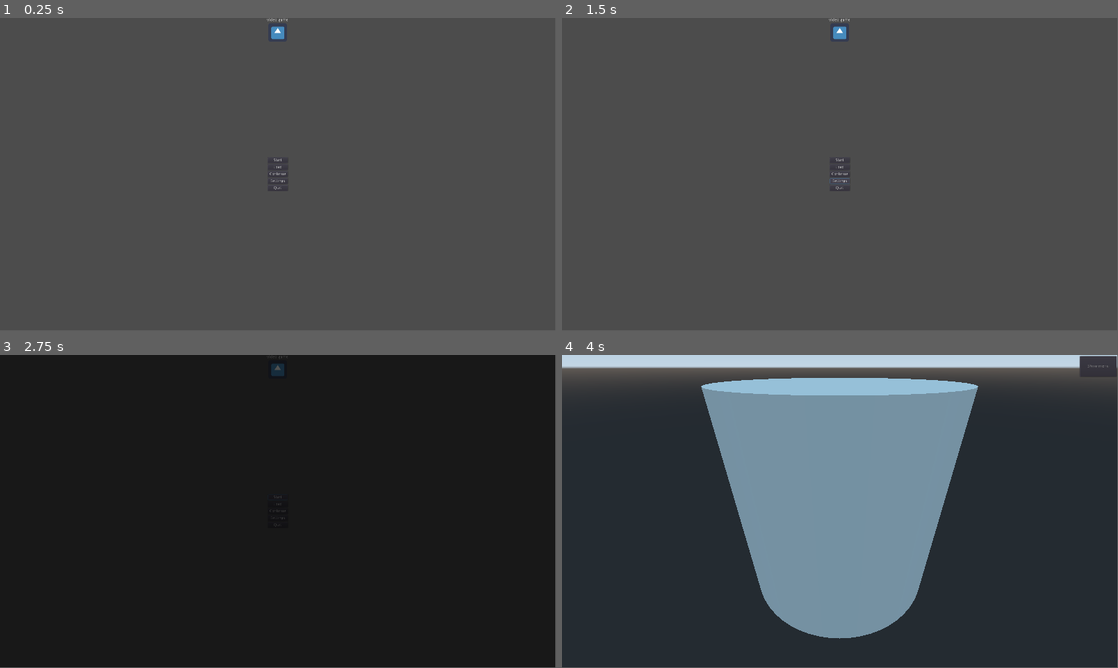
Above: before the commit, frames 1-4 (two rows, left to right).
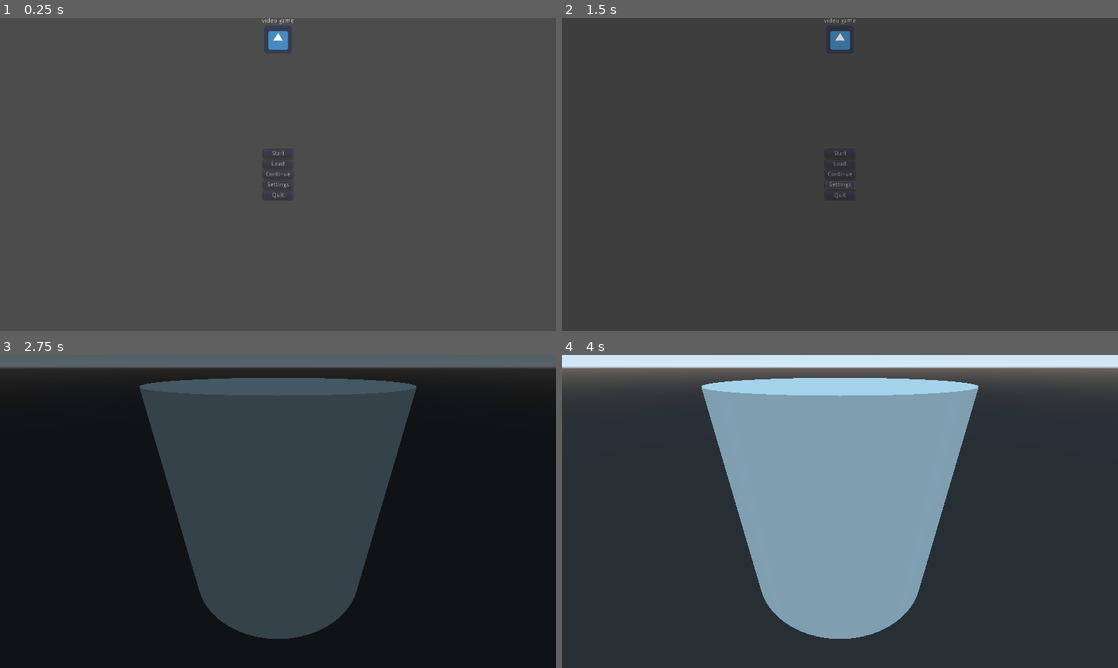
Above: after the commit, the same moments.

Repository: batomow/GameOff2022
Game: Godot game, scene res://GUI/MainMenu/MainMenu.tscn
Same seed, same stepped clock (60 frames per second), same inputs: the game is played once before the commit and once after it. The engine's default icon, where the game draws it, is replaced by a stand-in: a white triangle on a blue panel in a dark square.
Inputs (mouse positions are in pixels of both pictures, inside the frame that each line leads up to):
- Up to frame 1 (0.25 s): no input
- Up to frame 2 (1.5 s): click "Load" at 0.5 s; click "Settings" at 1.25 s
- Up to frame 3 (2.75 s): click "Start" at 2 s
- Up to frame 4 (4 s): click (840, 495) at 2.75 s, where only the run before the commit has a clickable "Start"; tap Enter (ui_accept) at 3.5, 3.77 s; move the mouse to (962, 495) at 3.52 s; hold Right (ui_right) from 3.53 s (still down); hold Shift from 3.53 s (still down); click (962, 495) at 3.67 s
In our replay, the window is 799x449 before the commit and 800x450 after it. These sizes can differ from the game's own. Grey fills any space a smaller window leaves; there, only what the larger window draws over its background counts as a difference.

The runs differ from the first frame. In frame 1, 0.4% of the frame differs, in the area x 47-53%, y 0-59%; in frame 2, 1.0%; in frame 3, 34%, in the area x 0-100%, y 0-91%; in frame 4, 0.6%.

Commit message:
settings scene transitions flow
Settings -> main menu
Main Menu -> Settings
In Game Menu -> Settings

Diff:
--- a/GUI/ButtonsContainer.gd
+++ b/GUI/ButtonsContainer.gd
@@ -1,4 +1,4 @@
-extends VBoxContainer
+extends Node
 
 signal option_pressed(option)
 
--- a/GUI/GameMenu/InGameMenuWrapper.gd
+++ b/GUI/GameMenu/InGameMenuWrapper.gd
@@ -27,7 +27,7 @@
 func open_setting() -> void:
 	audio_stream_player.play()
 	yield(audio_stream_player, "finished")
-	print("open settings")
+	ScenesManager.transition_scene("Settings", {})
 
 func save_game() -> void:
 	audio_stream_player.play()
--- a/GUI/MainMenu/MainMenu.gd
+++ b/GUI/MainMenu/MainMenu.gd
@@ -31,8 +31,7 @@
 	print("OPENING LAST SAVE")
 
 func open_settings() -> void:
-	#SceneManager.transition_scene(PackedScene Settings, state)
-	print("OPENING SETTINGS")
+	ScenesManager.transition_scene("Settings", {})
 
 func quit_game() -> void:
 	get_tree().quit()
--- a/GUI/Settings/BubbleScripts/ControlsSettings.gd
+++ b/GUI/Settings/ControlsSettings.gd
@@ -21,4 +21,3 @@
 func changed_key():
 	var keymap: Dictionary = SettingsConfig.get_keymap()
 	emit_signal("value_changed", keymap)
-	print("KEY CHANGED")
--- a/GUI/Settings/CustomGUINodes/ControlAligner.gd
+++ b/GUI/Settings/CustomGUINodes/ControlAligner.gd
@@ -5,6 +5,15 @@
 
 #Aligns control elements to all have the minimum size of the
 #largest in their group. Makes next GUI elements left/right align cleanly.
+# ex(without):
+#    short word: the thing that gets aligned
+#    value: the thing that gets aligned
+#    a really long statement: the thing that gets aligned
+# ex(with):
+#    short word:              the thing that gets aligned
+#    value:                   the thing that gets aligned
+#    a really long statement: the thing that gets aligned
+#
 func childs_size_changed(new_value):
 	if new_value.x > _biggest_childs_size.x:
 		_biggest_childs_size = new_value
--- a/GUI/Settings/Settings.gd
+++ b/GUI/Settings/Settings.gd
@@ -6,9 +6,10 @@
 var _settings : Dictionary
 var _cached_settings: Dictionary
 
-var SettingsConfig
+var SettingsConfig: Resource
 
 var _has_changes: bool = false
+var setting_up: bool = true
 
 func _ready() -> void:
 	var config = load("res://Resources/SettingsConfig.gd")
@@ -23,13 +24,13 @@
 
 func init_settings() -> void:
 	#TODO: Load _default_settings from save manager
-	#TODO: Load _settings from save manager
 	$VBoxContainer/SettingsTabContainer/ControlsSettings.set_up(_settings)
 	$VBoxContainer/SettingsTabContainer/GraphicsSettings.set_up(_settings)
 	$VBoxContainer/SettingsTabContainer/VolumeSettings.set_up(_settings)
+	setting_up = false
 
 func _on_value_changed(value) -> void:
-	if not audio_stream_player:
+	if setting_up || not audio_stream_player:
 		return;
 	audio_stream_player.play()
 	yield(audio_stream_player, "finished")
@@ -48,20 +49,19 @@
 	match option:
 		"back":
 			if _has_changes:
-				$PopupPanel.popup_centered()
-				$VBoxContainer.hide()
+				show_popup()
 			else:
 				close_settings()
 		"apply":
 			save_settings()
 		"apply_and_leave":
 			save_settings()
-			hide_popup() #temp
+			hide_popup() #TODO: this is temporary, delete it with saves implemented
 			close_settings()
 		"reset_defaults":
 			revert_settings()
 		"discard_changes":
-			hide_popup() #temp
+			hide_popup() #TODO: this is temporary, delete it with saves implemented
 			close_settings()
 		"cancel":
 			hide_popup()
@@ -78,7 +78,7 @@
 
 func close_settings() -> void:
 	apply_settings(_settings)
-	#TODO: SceneManager transition to previous scene
+	ScenesManager.transition_scene("Main Menu", {})
 
 func cache_new_value(value) -> void:
 	_cached_settings.merge(value, true)
@@ -95,13 +95,16 @@
 	$VBoxContainer/Apply.visible = is_visible
 	$VBoxContainer/Spacer.visible = !is_visible
 
+func show_popup() -> void:
+	$PopupPanel.popup_centered()
+	$VBoxContainer.hide()
+
 func hide_popup() -> void:
 	$PopupPanel.hide()
 	$VBoxContainer.show()
 
 func apply_settings(settings_to_apply: Dictionary) -> void:
 	#Graphics
-	OS.set_window_size(settings_to_apply.resolution)
 	get_tree().set_screen_stretch(
 		SceneTree.STRETCH_MODE_2D, SceneTree.STRETCH_ASPECT_KEEP, settings_to_apply.resolution
 	)
--- a/GUI/Settings/Settings.tscn
+++ b/GUI/Settings/Settings.tscn
@@ -12,7 +12,7 @@
 [ext_resource path="res://GUI/ButtonsContainer.gd" type="Script" id=10]
 [ext_resource path="res://Audio/test_btn.tres" type="AudioStream" id=11]
 [ext_resource path="res://GUI/Settings/BubbleScripts/ControlsVboxContainer.gd" type="Script" id=12]
-[ext_resource path="res://GUI/Settings/BubbleScripts/ControlsSettings.gd" type="Script" id=13]
+[ext_resource path="res://GUI/Settings/ControlsSettings.gd" type="Script" id=13]
 
 [node name="Settings" type="Control"]
 anchor_right = 1.0
@@ -39,7 +39,7 @@
 script = ExtResource( 8 )
 
 [node name="HBoxContainer" type="HBoxContainer" parent="VBoxContainer"]
-margin_right = 1024.0
+margin_right = 1536.0
 margin_bottom = 20.0
 script = ExtResource( 10 )
 
@@ -50,16 +50,16 @@
 text = "Back"
 
 [node name="ResetDefault" type="Button" parent="VBoxContainer/HBoxContainer"]
-margin_left = 919.0
-margin_right = 1024.0
+margin_left = 1431.0
+margin_right = 1536.0
 margin_bottom = 20.0
 size_flags_horizontal = 10
 text = "Reset Defaults"
 
 [node name="SettingsTabContainer" type="TabContainer" parent="VBoxContainer"]
 margin_top = 30.0
-margin_right = 1024.0
-margin_bottom = 552.0
+margin_right = 1536.0
+margin_bottom = 840.0
 size_flags_horizontal = 3
 size_flags_vertical = 3
 script = ExtResource( 3 )
@@ -101,19 +101,19 @@
 
 [node name="Fullscreen" parent="VBoxContainer/SettingsTabContainer/GraphicsSettings" instance=ExtResource( 9 )]
 margin_top = 30.0
-margin_right = 1016.0
+margin_right = 1528.0
 margin_bottom = 54.0
 title = "Fullscreen:"
 
 [node name="Vsync" parent="VBoxContainer/SettingsTabContainer/GraphicsSettings" instance=ExtResource( 9 )]
 margin_top = 64.0
-margin_right = 1016.0
+margin_right = 1528.0
 margin_bottom = 88.0
 title = "Vsync:"
 
 [node name="Brightness" parent="VBoxContainer/SettingsTabContainer/GraphicsSettings" instance=ExtResource( 5 )]
 margin_top = 98.0
-margin_right = 1016.0
+margin_right = 1528.0
 margin_bottom = 112.0
 __meta__ = {
 "_editor_description_": "Includes a label that is updated by the scrollbar"
@@ -132,8 +132,8 @@
 script = ExtResource( 13 )
 
 [node name="ControlsVBoxContainer" type="VBoxContainer" parent="VBoxContainer/SettingsTabContainer/ControlsSettings"]
-margin_left = 508.0
-margin_right = 508.0
+margin_left = 764.0
+margin_right = 764.0
 size_flags_horizontal = 6
 script = ExtResource( 12 )
 
@@ -196,9 +196,9 @@
 text = "Apply Changes"
 
 [node name="Spacer" type="Label" parent="VBoxContainer"]
-margin_top = 562.0
-margin_right = 1024.0
-margin_bottom = 576.0
+margin_top = 850.0
+margin_right = 1536.0
+margin_bottom = 864.0
 
 [node name="PopupPanel" type="PopupPanel" parent="."]
 anchor_left = 0.5
--- a/GlobalSystems/ScenesManager/ScenesManager.gd
+++ b/GlobalSystems/ScenesManager/ScenesManager.gd
@@ -10,7 +10,8 @@
 
 onready var _scenes_map = {
 	"Main Menu": _available_scenes[0],
-	"Floor1": _available_scenes[1]
+	"Floor1": _available_scenes[1],
+	"Settings": _available_scenes[2]
 }
 
 func _ready():
--- a/GlobalSystems/ScenesManager/ScenesManager.tscn
+++ b/GlobalSystems/ScenesManager/ScenesManager.tscn
@@ -1,8 +1,9 @@
-[gd_scene load_steps=6 format=2]
+[gd_scene load_steps=7 format=2]
 
 [ext_resource path="res://GlobalSystems/ScenesManager/ScenesManager.gd" type="Script" id=1]
 [ext_resource path="res://Scenes/Floor1/Floor1.tscn" type="PackedScene" id=2]
 [ext_resource path="res://GUI/MainMenu/MainMenu.tscn" type="PackedScene" id=3]
+[ext_resource path="res://GUI/Settings/Settings.tscn" type="PackedScene" id=4]
 
 [sub_resource type="Animation" id=1]
 resource_name = "Fade"
@@ -36,7 +37,7 @@
 
 [node name="ScenesManager" type="CanvasLayer"]
 script = ExtResource( 1 )
-_available_scenes = [ ExtResource( 3 ), ExtResource( 2 ) ]
+_available_scenes = [ ExtResource( 3 ), ExtResource( 2 ), ExtResource( 4 ) ]
 
 [node name="ColorRect" type="ColorRect" parent="."]
 anchor_right = 1.0
--- a/project.godot
+++ b/project.godot
@@ -9,6 +9,11 @@
 config_version=4
 
 _global_script_classes=[ {
+"base": "Node",
+"class": "ControlAligner",
+"language": "GDScript",
+"path": "res://GUI/Settings/CustomGUINodes/ControlAligner.gd"
+}, {
 "base": "Testable",
 "class": "Exception",
 "language": "GDScript",
@@ -35,6 +40,7 @@
 "path": "res://Utils/Testable.gd"
 } ]
 _global_script_class_icons={
+"ControlAligner": "",
 "Exception": "",
 "GutHookScript": "",
 "GutTest": "",
@@ -54,8 +60,10 @@
 
 [display]
 
-window/size/width=1920
-window/size/height=1080
+window/size/width=1280
+window/size/height=720
+window/stretch/mode="2d"
+window/stretch/aspect="keep"
 
 [editor_plugins]
 
@@ -76,6 +84,36 @@
 "events": [ Object(InputEventKey,"resource_local_to_scene":false,"resource_name":"","device":0,"alt":false,"shift":false,"control":false,"meta":false,"command":false,"pressed":false,"scancode":16777217,"physical_scancode":0,"unicode":0,"echo":false,"script":null)
  ]
 }
+forward={
+"deadzone": 0.5,
+"events": [ Object(InputEventKey,"resource_local_to_scene":false,"resource_name":"","device":0,"alt":false,"shift":false,"control":false,"meta":false,"command":false,"pressed":false,"scancode":0,"physical_scancode":87,"unicode":0,"echo":false,"script":null)
+, Object(InputEventKey,"resource_local_to_scene":false,"resource_name":"","device":0,"alt":false,"shift":false,"control":false,"meta":false,"command":false,"pressed":false,"scancode":87,"physical_scancode":0,"unicode":0,"echo":false,"script":null)
+ ]
+}
+back={
+"deadzone": 0.5,
+"events": [ Object(InputEventKey,"resource_local_to_scene":false,"resource_name":"","device":0,"alt":false,"shift":false,"control":false,"meta":false,"command":false,"pressed":false,"scancode":83,"physical_scancode":0,"unicode":0,"echo":false,"script":null)
+, Object(InputEventKey,"resource_local_to_scene":false,"resource_name":"","device":0,"alt":false,"shift":false,"control":false,"meta":false,"command":false,"pressed":false,"scancode":0,"physical_scancode":83,"unicode":0,"echo":false,"script":null)
+ ]
+}
+left={
+"deadzone": 0.5,
+"events": [ Object(InputEventKey,"resource_local_to_scene":false,"resource_name":"","device":0,"alt":false,"shift":false,"control":false,"meta":false,"command":false,"pressed":false,"scancode":0,"physical_scancode":65,"unicode":0,"echo":false,"script":null)
+, Object(InputEventKey,"resource_local_to_scene":false,"resource_name":"","device":0,"alt":false,"shift":false,"control":false,"meta":false,"command":false,"pressed":false,"scancode":65,"physical_scancode":0,"unicode":0,"echo":false,"script":null)
+ ]
+}
+right={
+"deadzone": 0.5,
+"events": [ Object(InputEventKey,"resource_local_to_scene":false,"resource_name":"","device":0,"alt":false,"shift":false,"control":false,"meta":false,"command":false,"pressed":false,"scancode":0,"physical_scancode":68,"unicode":0,"echo":false,"script":null)
+, Object(InputEventKey,"resource_local_to_scene":false,"resource_name":"","device":0,"alt":false,"shift":false,"control":false,"meta":false,"command":false,"pressed":false,"scancode":68,"physical_scancode":0,"unicode":0,"echo":false,"script":null)
+ ]
+}
+interact={
+"deadzone": 0.5,
+"events": [ Object(InputEventKey,"resource_local_to_scene":false,"resource_name":"","device":0,"alt":false,"shift":false,"control":false,"meta":false,"command":false,"pressed":false,"scancode":69,"physical_scancode":0,"unicode":0,"echo":false,"script":null)
+, Object(InputEventKey,"resource_local_to_scene":false,"resource_name":"","device":0,"alt":false,"shift":false,"control":false,"meta":false,"command":false,"pressed":false,"scancode":0,"physical_scancode":69,"unicode":0,"echo":false,"script":null)
+ ]
+}
 
 [physics]
 
